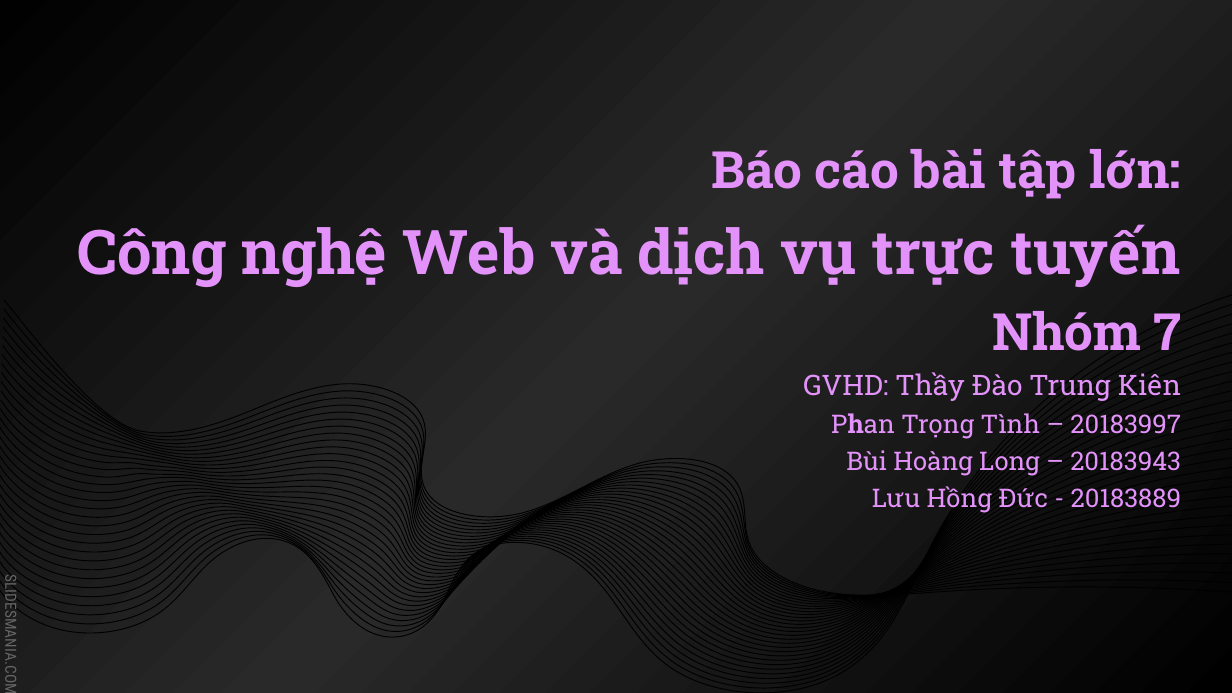
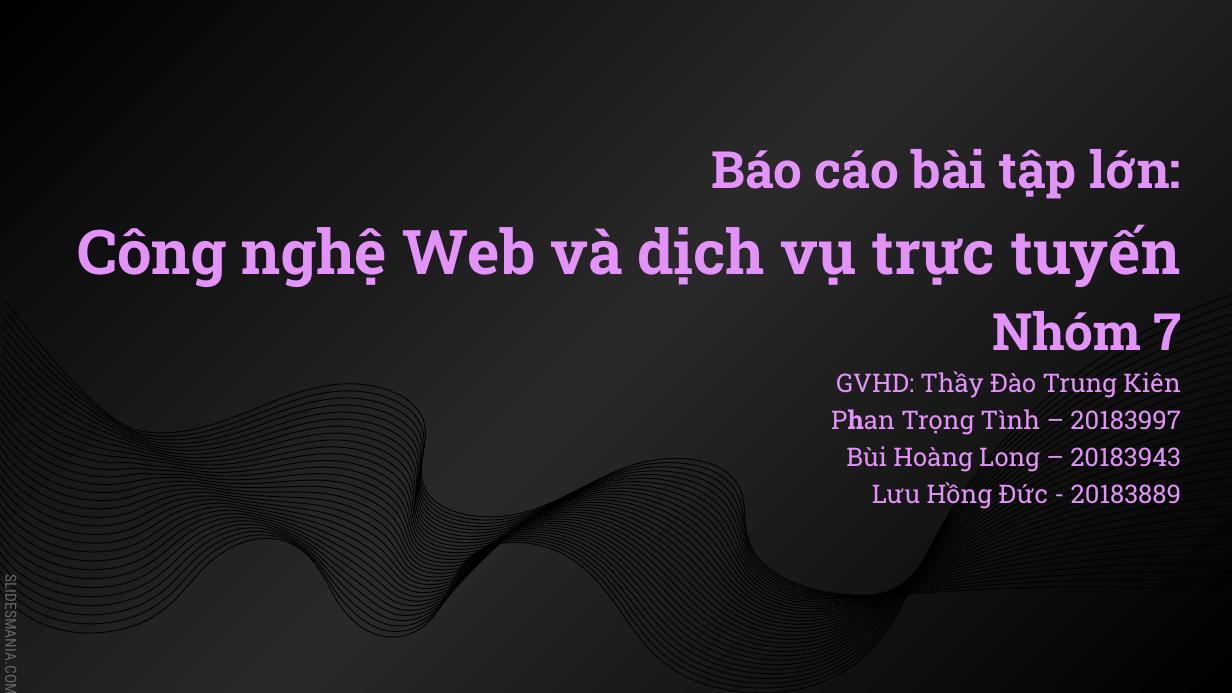
Before and after one commit to tinhphantrong0612/it4409, a slide deck: slide 1 of Presentation_Group7.pptx. Drawn at 1232x693 pixels with LibreOffice and Linux fonts; fonts in the diff are those of the drawing. Boxes give left, top, right and bottom in pixels: in the first picture for what was removed or moved away, otherwise in the second. Text is boxed around its words. In the diff, an @@ line names an element or a change of style, - is before the commit and + after.

```diff
--- a/Presentation_Group7.pptx
+++ b/Presentation_Group7.pptx
@@ title "Báo cáo bài tập lớn: ..." at [77, 149, 1182, 509]: size 22 to 20 pt in "GVHD: Thầy Đào Trung Kiên" @@
```
Also in this commit, not shown: 1 other slide changed, 6 other files.
